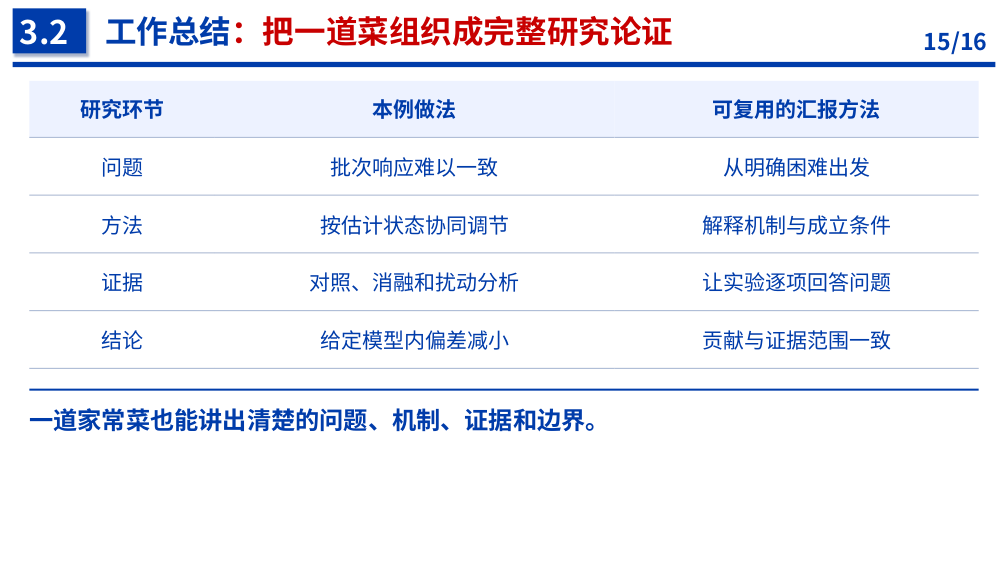
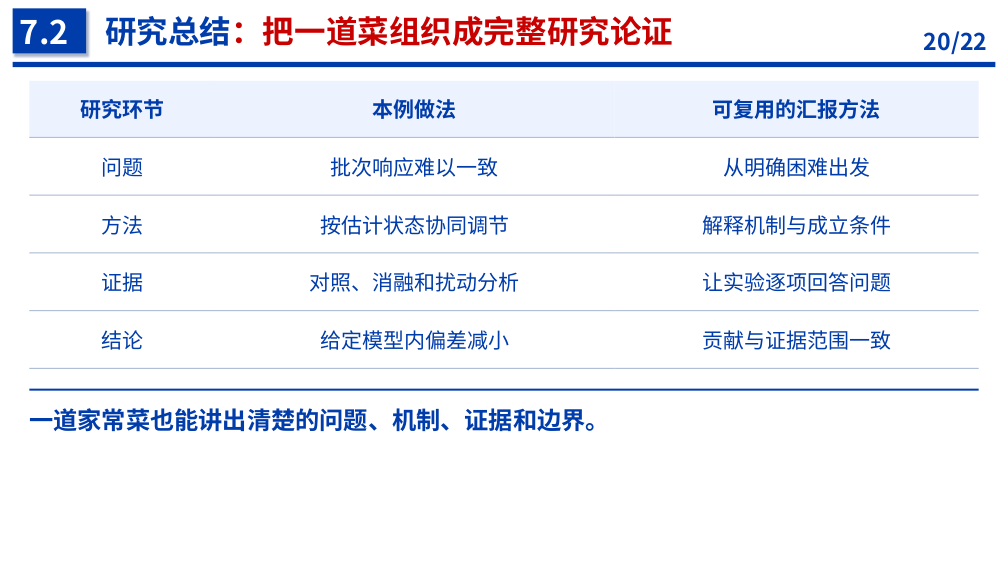
Before and after one commit to PaoShou-China/thesis-defense-slidev, a slide deck: slide 20 of template/examples/tomato/tomato-research.pptx (slide 15 before the commit). Drawn at 1008x567 pixels with LibreOffice and Linux fonts; fonts in the diff are those of the drawing. Boxes give left, top, right and bottom in pixels: in the first picture for what was removed or moved away, otherwise in the second. Text is boxed around its words. In the diff, an @@ line names an element or a change of style, - is before the commit and + after.

```diff
--- a/template/examples/tomato/tomato-research.pptx
+++ b/template/examples/tomato/tomato-research.pptx
@@ text at (20,19,69,45): text changed @@
-3.2
+7.2
@@ text at (105,16,673,46): text changed @@
-工作总结：把一道菜组织成完整研究论证
+研究总结：把一道菜组织成完整研究论证
@@ text at (924,31,987,55): text changed @@
-15/16
+20/22
```
Also in this commit, not shown: 11 other slides changed, 8 slides added, 2 slides removed, 44 other files.
